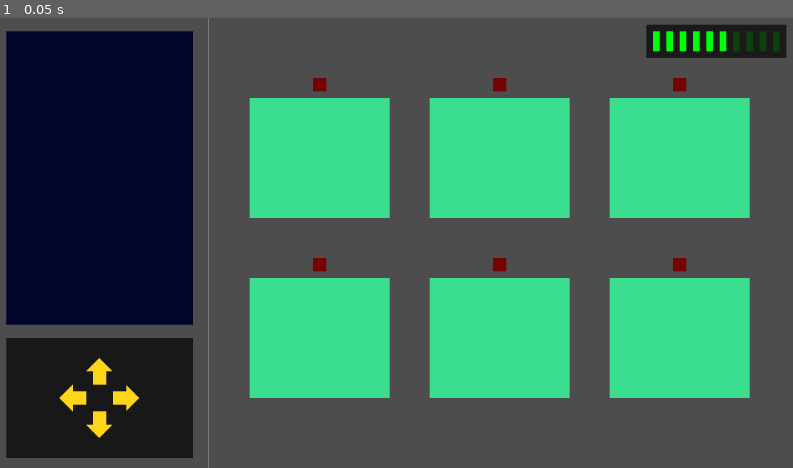
Above: before the commit, frame 1.
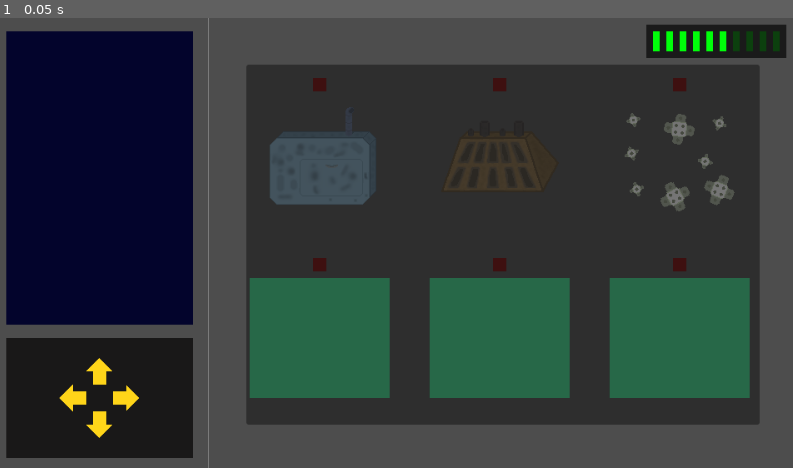
Above: after the commit, the same moment.

Repository: kedalovo/-SG-Spaceship-Management
Game: Godot game, scene res://Game Scene/Game.tscn
Two runs of this game, one before a commit and one after it. Both use one fixed random seed, a clock stepped at 60 frames per second and the inputs below.
Inputs:
- Up to frame 1 (0.05 s): no input

The runs differ from the first frame. In frame 1, 52% of the frame differs, in the area x 31-96%, y 10-91%.

Commit message:
Added assets for ship systems: life supprt, engines, hull

Diff:
--- a/Game Scene/Game.tscn
+++ b/Game Scene/Game.tscn
@@ -1,6 +1,12 @@
-[gd_scene load_steps=2 format=3 uid="uid://dr0fafp1u36yj"]
+[gd_scene load_steps=8 format=3 uid="uid://dr0fafp1u36yj"]
 
 [ext_resource type="Script" path="res://Game Scene/game.gd" id="1_t00el"]
+[ext_resource type="Texture2D" uid="uid://dmcht1gqpy4v3" path="res://Systems/Life Support/Assets/Life Support.png" id="2_3bjf3"]
+[ext_resource type="Texture2D" uid="uid://crc0xix75leon" path="res://Systems/Life Support/Assets/Life Support outline.png" id="3_hjlia"]
+[ext_resource type="Texture2D" uid="uid://ssmcw3sgvd41" path="res://Systems/Engines/Assets/Engines.png" id="4_jxdcm"]
+[ext_resource type="Texture2D" uid="uid://brae5e5l23kpa" path="res://Systems/Engines/Assets/Engines Outline.png" id="5_6eb6w"]
+[ext_resource type="Texture2D" uid="uid://cnclshu285y1g" path="res://Systems/Hull/Assets/Hull.png" id="6_a3iyu"]
+[ext_resource type="Texture2D" uid="uid://bcklxi8t78ysf" path="res://Systems/Hull/Assets/Hull Outline.png" id="7_meg7b"]
 
 [node name="Game" type="Node2D"]
 script = ExtResource("1_t00el")
@@ -53,49 +59,6 @@
 [node name="Systems" type="Node2D" parent="."]
 position = Vector2(608, 280)
 
-[node name="SystemColorRect" type="ColorRect" parent="Systems"]
-offset_left = -300.0
-offset_top = -184.0
-offset_right = -132.0
-offset_bottom = -40.0
-color = Color(0.231384, 0.871094, 0.556237, 1)
-
-[node name="WarningLight" type="ColorRect" parent="Systems/SystemColorRect"]
-layout_mode = 0
-offset_left = 76.0
-offset_top = -24.0
-offset_right = 92.0
-offset_bottom = -8.0
-color = Color(0.460938, 0.00720215, 0.00720215, 1)
-
-[node name="SystemColorRect2" type="ColorRect" parent="Systems"]
-offset_left = -84.0
-offset_top = -184.0
-offset_right = 84.0
-offset_bottom = -40.0
-color = Color(0.231384, 0.871094, 0.556237, 1)
-
-[node name="WarningLight" type="ColorRect" parent="Systems/SystemColorRect2"]
-offset_left = 76.0
-offset_top = -24.0
-offset_right = 92.0
-offset_bottom = -8.0
-color = Color(0.460938, 0.00720215, 0.00720215, 1)
-
-[node name="SystemColorRect3" type="ColorRect" parent="Systems"]
-offset_left = 132.0
-offset_top = -184.0
-offset_right = 300.0
-offset_bottom = -40.0
-color = Color(0.231384, 0.871094, 0.556237, 1)
-
-[node name="WarningLight" type="ColorRect" parent="Systems/SystemColorRect3"]
-offset_left = 76.0
-offset_top = -24.0
-offset_right = 92.0
-offset_bottom = -8.0
-color = Color(0.460938, 0.00720215, 0.00720215, 1)
-
 [node name="SystemColorRect4" type="ColorRect" parent="Systems"]
 offset_left = -300.0
 offset_top = 32.0
@@ -104,6 +67,7 @@
 color = Color(0.231384, 0.871094, 0.556237, 1)
 
 [node name="WarningLight" type="ColorRect" parent="Systems/SystemColorRect4"]
+layout_mode = 0
 offset_left = 76.0
 offset_top = -24.0
 offset_right = 92.0
@@ -118,6 +82,7 @@
 color = Color(0.231384, 0.871094, 0.556237, 1)
 
 [node name="WarningLight" type="ColorRect" parent="Systems/SystemColorRect5"]
+layout_mode = 0
 offset_left = 76.0
 offset_top = -24.0
 offset_right = 92.0
@@ -132,12 +97,58 @@
 color = Color(0.231384, 0.871094, 0.556237, 1)
 
 [node name="WarningLight" type="ColorRect" parent="Systems/SystemColorRect6"]
+layout_mode = 0
 offset_left = 76.0
 offset_top = -24.0
 offset_right = 92.0
 offset_bottom = -8.0
 color = Color(0.460938, 0.00720215, 0.00720215, 1)
 
+[node name="LifeSupportSprite" type="Sprite2D" parent="Systems"]
+position = Vector2(-216, -112)
+texture = ExtResource("2_3bjf3")
+
+[node name="WarningLight" type="ColorRect" parent="Systems/LifeSupportSprite"]
+offset_left = -8.0
+offset_top = -96.0
+offset_right = 8.0
+offset_bottom = -80.0
+color = Color(0.460938, 0.00720215, 0.00720215, 1)
+
+[node name="Outline" type="Sprite2D" parent="Systems/LifeSupportSprite"]
+visible = false
+texture = ExtResource("3_hjlia")
+
+[node name="EnginesSprite" type="Sprite2D" parent="Systems"]
+position = Vector2(0, -112)
+texture = ExtResource("4_jxdcm")
+
+[node name="WarningLight" type="ColorRect" parent="Systems/EnginesSprite"]
+offset_left = -8.0
+offset_top = -96.0
+offset_right = 8.0
+offset_bottom = -80.0
+color = Color(0.460938, 0.00720215, 0.00720215, 1)
+
+[node name="Outline" type="Sprite2D" parent="Systems/EnginesSprite"]
+visible = false
+texture = ExtResource("5_6eb6w")
+
+[node name="HullSprite" type="Sprite2D" parent="Systems"]
+position = Vector2(216, -112)
+texture = ExtResource("6_a3iyu")
+
+[node name="WarningLight" type="ColorRect" parent="Systems/HullSprite"]
+offset_left = -8.0
+offset_top = -96.0
+offset_right = 8.0
+offset_bottom = -80.0
+color = Color(0.460938, 0.00720215, 0.00720215, 1)
+
+[node name="Outline" type="Sprite2D" parent="Systems/HullSprite"]
+visible = false
+texture = ExtResource("7_meg7b")
+
 [node name="BalanceColorRect" type="ColorRect" parent="."]
 offset_left = 784.0
 offset_top = 8.0
@@ -234,3 +245,9 @@
 offset_right = 160.0
 offset_bottom = 32.0
 color = Color(0.0458984, 0.25, 0.0538712, 1)
+
+[node name="SystemCloseUpMarker" type="Panel" parent="."]
+offset_left = 304.0
+offset_top = 56.0
+offset_right = 920.0
+offset_bottom = 488.0
--- a/project.godot
+++ b/project.godot
@@ -36,4 +36,5 @@
 
 [rendering]
 
+textures/canvas_textures/default_texture_filter=0
 renderer/rendering_method="mobile"
Binary file added: Systems/Engines/Assets/Coolant Cell.png
Not shown, added: Systems/Engines/Assets/Coolant Cell.png.import
Binary file added: Systems/Engines/Assets/Engines Outline.png
Not shown, added: Systems/Engines/Assets/Engines Outline.png.import
Binary file added: Systems/Engines/Assets/Engines Outside.png
Not shown, added: Systems/Engines/Assets/Engines Outside.png.import
Binary file added: Systems/Engines/Assets/Engines.png
Not shown, added: Systems/Engines/Assets/Engines.png.import
Binary file added: Systems/Engines/Assets/Fuel Cell.png
Not shown, added: Systems/Engines/Assets/Fuel Cell.png.import
Binary file added: Systems/Hull/Assets/Hull Outline.png
Not shown, added: Systems/Hull/Assets/Hull Outline.png.import
(and 16 more such lines)
